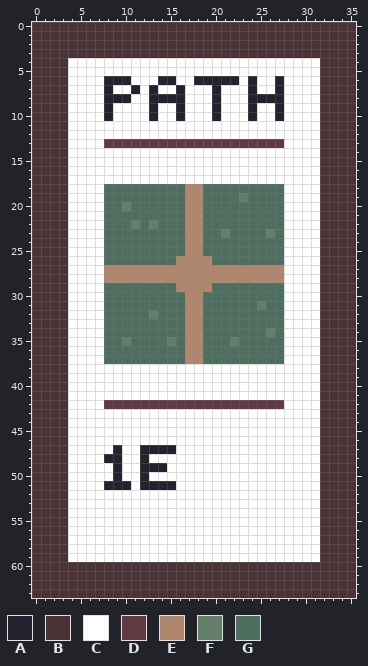
Two versions of one pixel-art sprite, core/assets/PathCard.png. Above is the file before it was changed.
The file is 36x64 pixels.
Palette (. is transparent): A #24222e  B #4a3337  C #ffffff  D #613943  E #b0866c  F #637f67  G #4e6e60
New version:
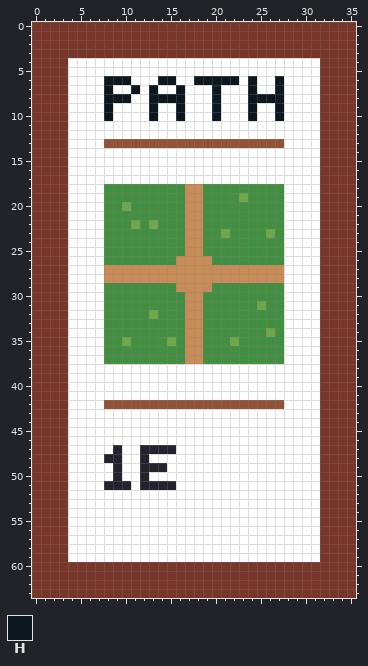
Colours new in this view: H #0d171f
Message: Made card colour-scheme more vibrant
The exact change:
{"colour":"B","old":"#4a3337","new":"#78362a"}
{"colour":"D","old":"#613943","new":"#915237"}
{"colour":"E","old":"#b0866c","new":"#c78c58"}
{"colour":"F","old":"#637f67","new":"#6ea84a"}
{"colour":"G","old":"#4e6e60","new":"#428f42"}
{"y":6,"x":8,"old":"AAA","new":"HHH"}
{"y":6,"x":14,"old":"AA","new":"HH"}
{"y":6,"x":18,"old":"AAAAA","new":"HHHHH"}
{"y":6,"x":24,"old":"A","new":"H"}
{"y":6,"x":27,"old":"A","new":"H"}
{"y":7,"x":8,"old":"A","new":"H"}
{"y":7,"x":11,"old":"A","new":"H"}
{"y":7,"x":13,"old":"A","new":"H"}
{"y":7,"x":16,"old":"A","new":"H"}
{"y":7,"x":20,"old":"A","new":"H"}
{"y":7,"x":24,"old":"A","new":"H"}
{"y":7,"x":27,"old":"A","new":"H"}
{"y":8,"x":8,"old":"AAA","new":"HHH"}
{"y":8,"x":13,"old":"AAAA","new":"HHHH"}
{"y":8,"x":20,"old":"A","new":"H"}
{"y":8,"x":24,"old":"AAAA","new":"HHHH"}
{"y":9,"x":8,"old":"A","new":"H"}
{"y":9,"x":13,"old":"A","new":"H"}
{"y":9,"x":16,"old":"A","new":"H"}
{"y":9,"x":20,"old":"A","new":"H"}
{"y":9,"x":24,"old":"A","new":"H"}
{"y":9,"x":27,"old":"A","new":"H"}
{"y":10,"x":8,"old":"A","new":"H"}
{"y":10,"x":13,"old":"A","new":"H"}
{"y":10,"x":16,"old":"A","new":"H"}
{"y":10,"x":20,"old":"A","new":"H"}
{"y":10,"x":24,"old":"A","new":"H"}
{"y":10,"x":27,"old":"A","new":"H"}
{"label":"changed","picture_box":[32,22,356,598]}
